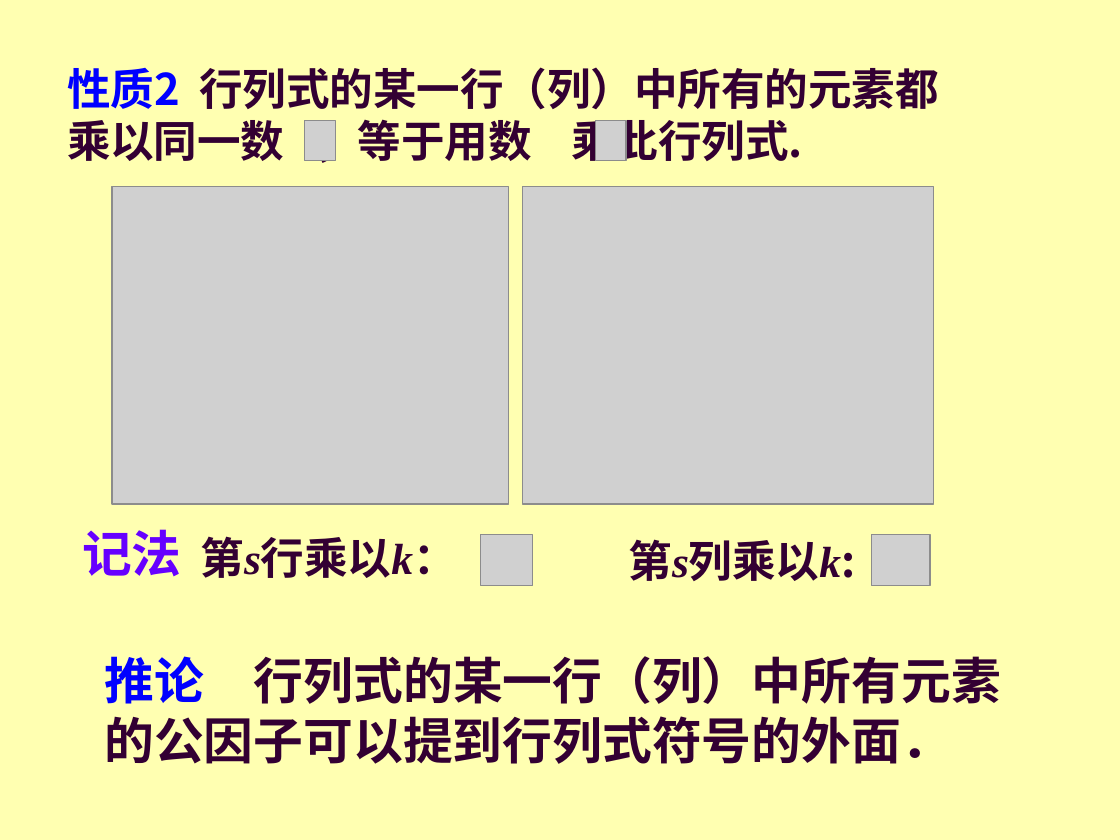
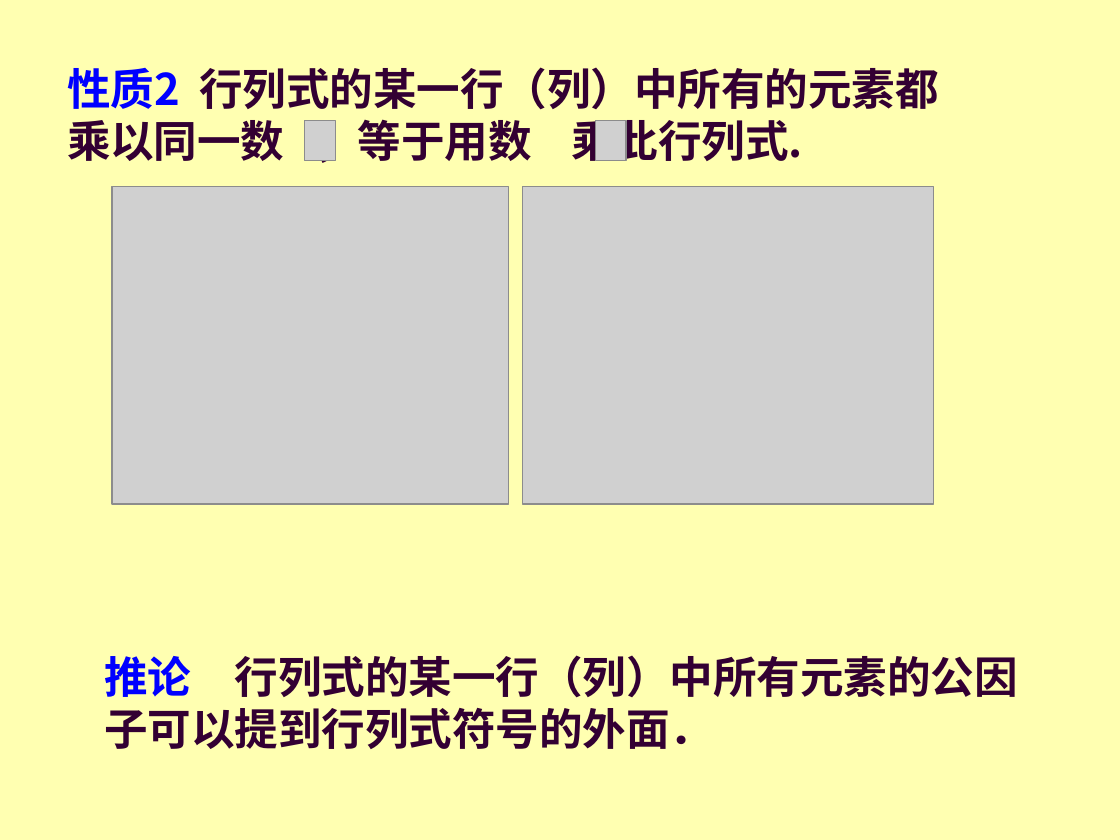
Before and after one commit to zhangbiaomath/zhangbiaomath.github.io, a slide deck: slide 58 of teaching/高等代数/课件/第2章-行列式.ppt (slide 63 before the commit). Drawn at 1120x840 pixels with LibreOffice and Linux fonts; fonts in the diff are those of the drawing; grey boxes stand for pictures. Boxes give left, top, right and bottom in pixels: in the first picture for what was removed or moved away, otherwise in the second. Text is boxed around its words. In the diff, an @@ line names an element or a change of style, - is before the commit and + after.

```diff
--- a/teaching/高等代数/课件/第2章-行列式.ppt
+++ b/teaching/高等代数/课件/第2章-行列式.ppt
@@ text removed at box(82, 529, 182, 577) @@
-记法
@@ text removed at box(201, 536, 457, 578) @@
-第s行乘以k：
@@ picture removed at box(480, 534, 533, 586) @@
@@ text removed at box(629, 539, 856, 581) @@
-第s列乘以k:
@@ picture removed at box(871, 534, 930, 586) @@
@@ text "推论 行列式的某一行（列）中所有元素的公因子可以提到行列式符号的外面．" at box(104, 655, 1018, 749): size 32 to 28 pt @@
```
Also in this commit, not shown: 14 other slides changed, 5 slides removed.
